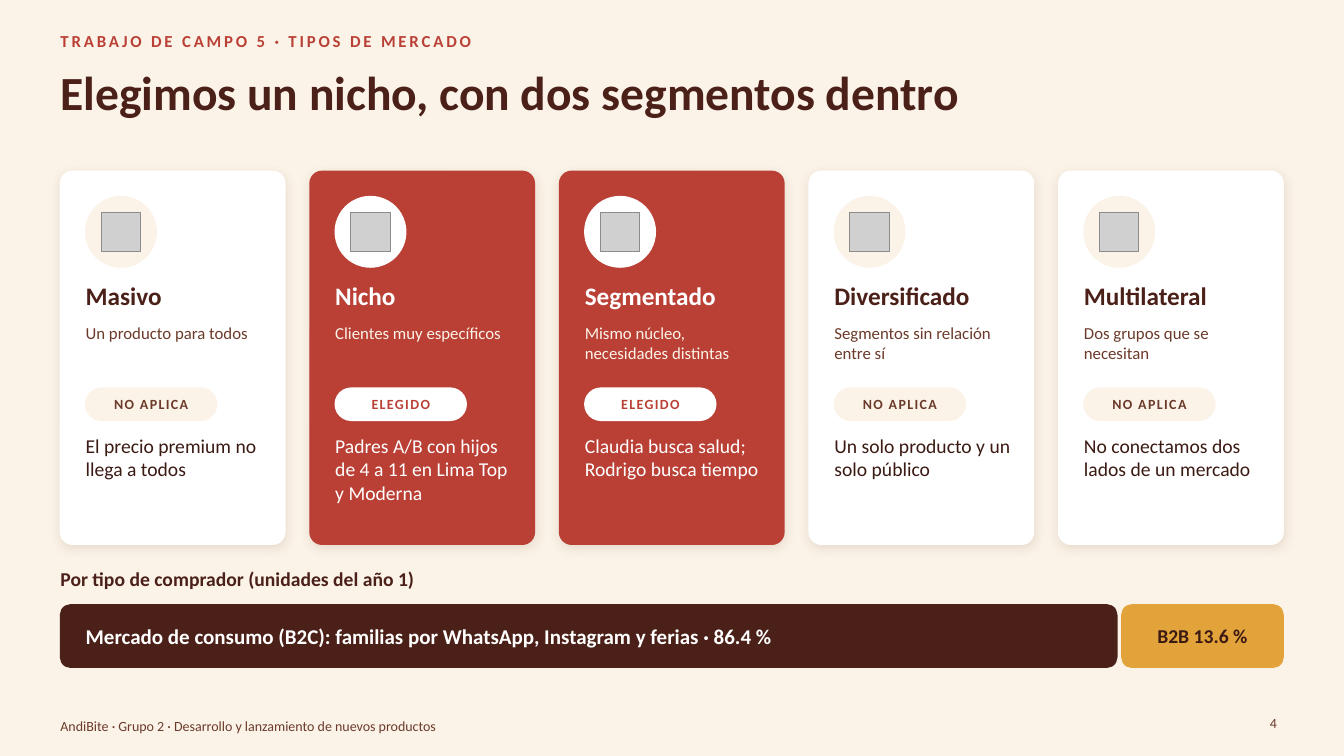
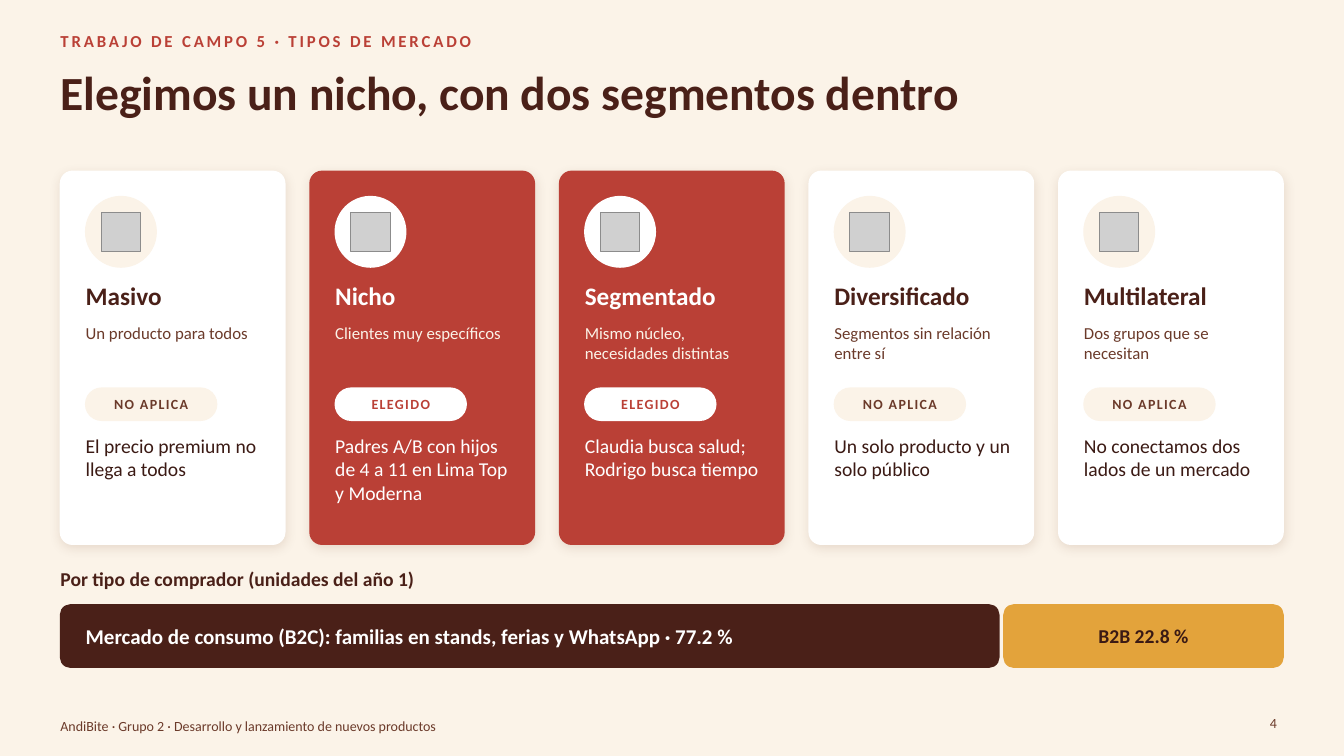
Before and after one commit to Darknow-web/Desarrollo-y-lanzamiento-de-producto-y-marca, a slide deck: slide 4 of 04-reformulacion/TC5-8/TC5-8-AndiBite.pptx. Drawn at 1344x756 pixels with LibreOffice and Linux fonts; fonts in the diff are those of the drawing; grey boxes stand for pictures; background and template pictures are left out. Boxes give left, top, right and bottom in pixels: in the first picture for what was removed or moved away, otherwise in the second. Text is boxed around its words. In the diff, an @@ line names an element or a change of style, - is before the commit and + after.

```diff
--- a/04-reformulacion/TC5-8/TC5-8-AndiBite.pptx
+++ b/04-reformulacion/TC5-8/TC5-8-AndiBite.pptx
@@ rounded rectangle: place and size @@
-rounded rectangle at bbox=[60, 605, 1117, 667]
+rounded rectangle at bbox=[60, 605, 999, 667]
@@ text at bbox=[86, 628, 712, 648]: text changed @@
-Mercado de consumo (B2C): familias por WhatsApp, Instagram y ferias · 86.4 %
+Mercado de consumo (B2C): familias en stands, ferias y WhatsApp · 77.2 %
@@ rounded rectangle: place and size @@
-rounded rectangle at bbox=[1122, 605, 1284, 667]
+rounded rectangle at bbox=[1004, 605, 1284, 667]
@@ text at bbox=[1098, 629, 1170, 643]: text changed @@
-B2B 13.6 %
+B2B 22.8 %
```
Also in this commit, not shown: 18 other slides changed, 2 slides added, 3 other files.
